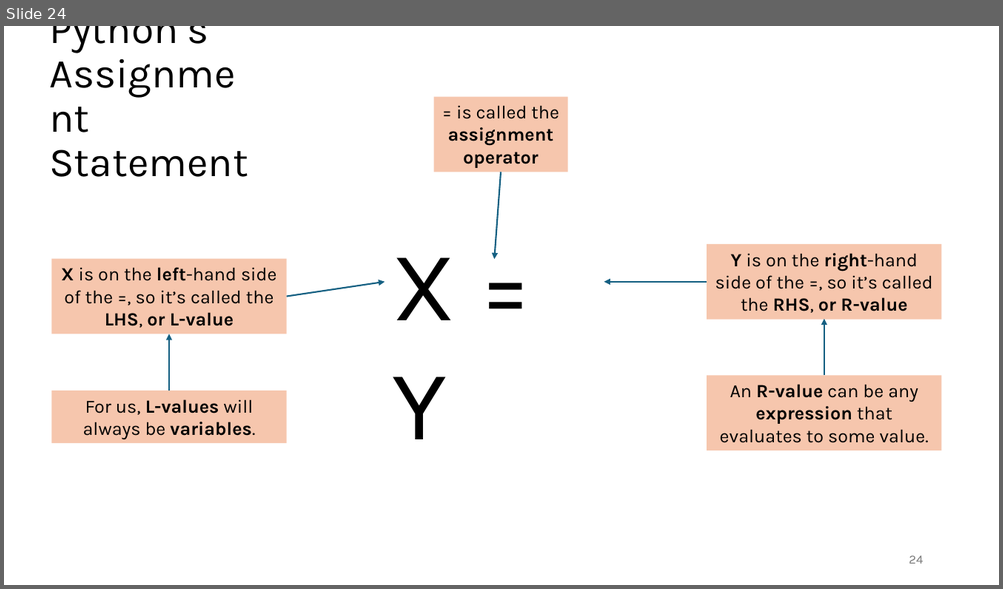
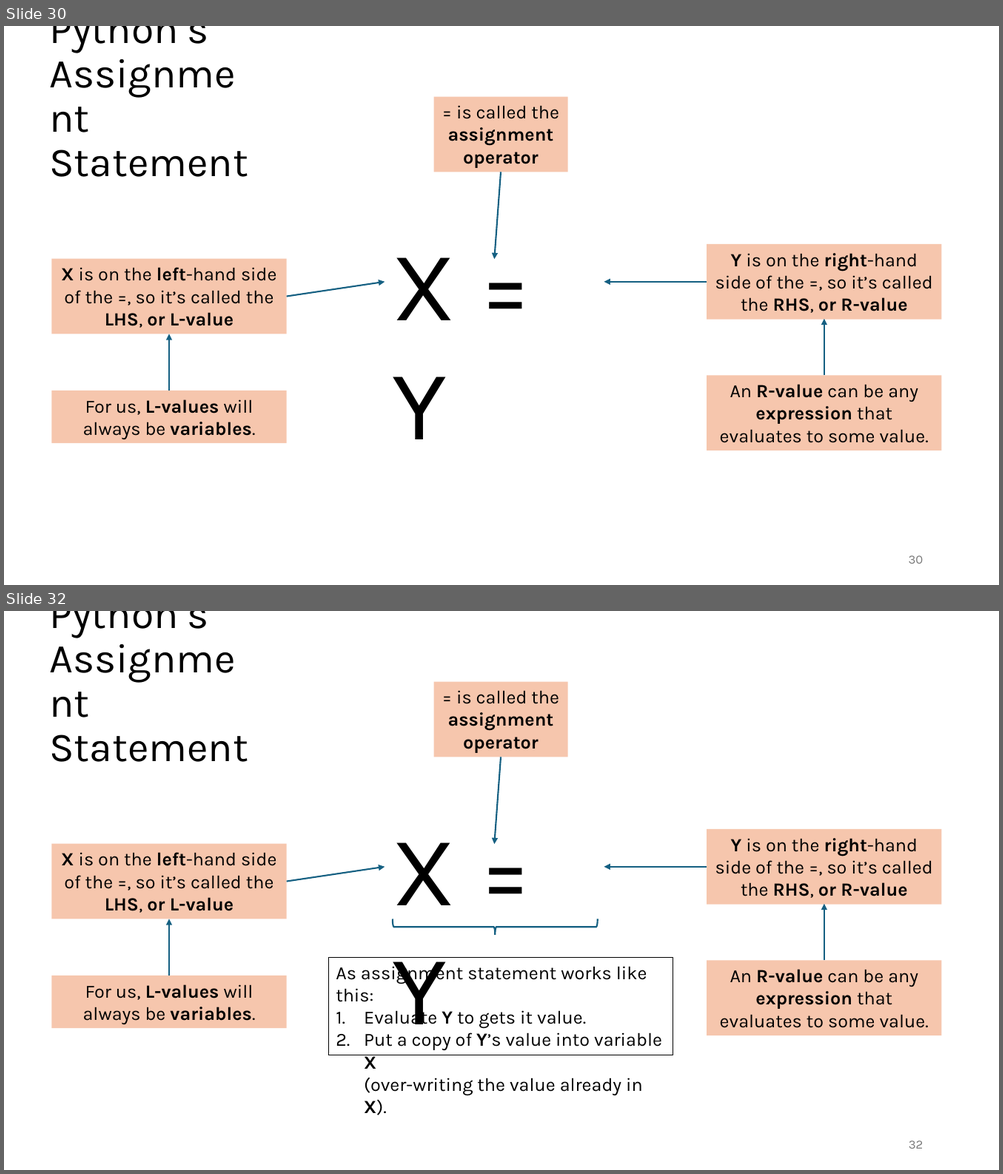
Before and after one commit to tjd1234/cmpt120spring2026, a slide deck: lecture_notes/chapter2/chapter2.pptx. Shown one above the other, each under a label of ours: slide 24 before the commit, slides 30 and 32 after it; the slides between them are not shown. The pictures are 1003x589 and 1003x1174 pixels, drawn with LibreOffice and Linux fonts; fonts in the diff are those of the drawing. Boxes give left, top, right and bottom in pixels: in the first picture for what was removed or moved away, otherwise in the second. Text is boxed around its words. In the diff, an @@ line names an element or a change of style, - is before the commit and + after.

Commit message:
added assignment 2

```diff
--- a/lecture_notes/chapter2/chapter2.pptx
+++ b/lecture_notes/chapter2/chapter2.pptx
@@ slide 32 added at (x1=4, y1=611, x2=999, y2=1170), background #FFFFFF @@
@@ title added at (x1=49, y1=611, x2=556, y2=984), 39.6 pt, text #000000 @@
+Python’s
+Assignment
+Statement
@@ rectangle added at (x1=434, y1=682, x2=568, y2=758), fill #F6C6AD, 18 pt, text #000000, bold @@
+= is called the assignment operator
@@ arrow added from (501, 758) to (494, 845), #156082 1.5 pt @@
@@ rectangle added at (x1=707, y1=829, x2=942, y2=905), fill #F6C6AD, 18 pt, text #000000 @@
+Y is on the right-hand side of the =, so it’s called the RHS, or R-value
@@ rectangle added at (x1=52, y1=844, x2=287, y2=919), fill #F6C6AD, 18 pt, text #000000 @@
+X is on the left-hand side of the =, so it’s called the LHS, or L-value
@@ text added at (x1=392, y1=843, x2=455, y2=1048), 96 pt, text #000000 @@
+X = Y
@@ arrow added from (287, 882) to (384, 867), #156082 1.5 pt @@
@@ arrow added from (707, 867) to (604, 867), #156082 1.5 pt @@
@@ arrow added from (169, 976) to (169, 919), #156082 1.5 pt @@
@@ left brace added at (x1=392, y1=919, x2=597, y2=935), outline #156082 1.5 pt @@
@@ arrow added from (824, 961) to (824, 904), #156082 1.5 pt @@
@@ rectangle added at (x1=329, y1=957, x2=673, y2=1055), outline #000000 0.75 pt, 18 pt, text #000000 @@
+As assignment statement works like this:
+1. Evaluate Y to gets it value.
+2. Put a copy of Y’s value into variable X
+   (over-writing the value already in X).
@@ rectangle added at (x1=707, y1=961, x2=942, y2=1037), fill #F6C6AD, 18 pt, text #000000 @@
+An R-value can be any expression that evaluates to some value.
@@ rectangle added at (x1=52, y1=976, x2=287, y2=1029), fill #F6C6AD, 18 pt, text #000000 @@
+For us, L-values will always be variables.
@@ page number added at (x1=908, y1=1141, x2=923, y2=1149), 12 pt, text #797979 @@
+32
@@ what was slide 24 is now slide 30 @@
@@ page number at (x1=908, y1=556, x2=923, y2=564): text changed @@
-24
+30
```
Also in this commit, not shown: 15 slides changed, 9 other slides added, 34 other files.
